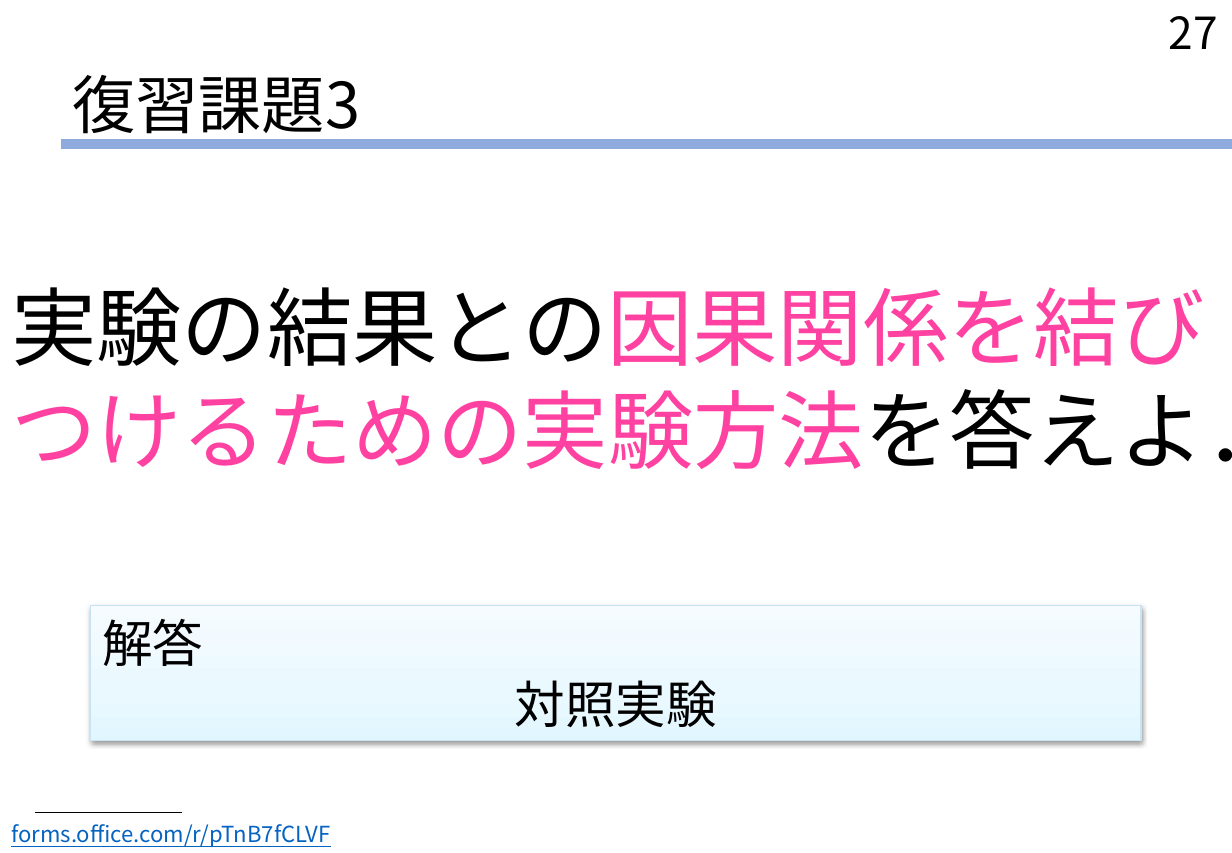
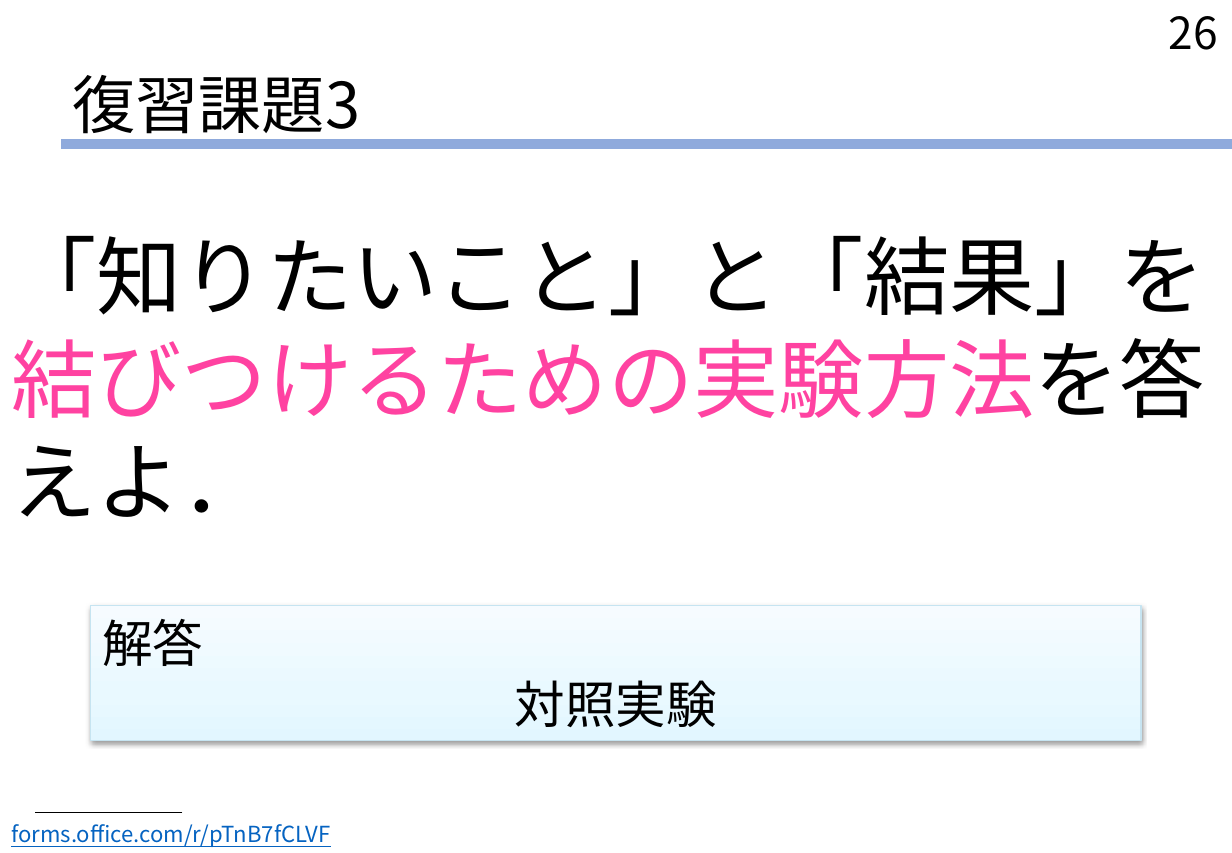
Before and after one commit to Y-teraya/Y-teraya.github.io, a slide deck: slide 26 of EM03/EM03_slide.pptx (slide 27 before the commit). Drawn at 1232x853 pixels with LibreOffice and Linux fonts; fonts in the diff are those of the drawing. Boxes give left, top, right and bottom in pixels: in the first picture for what was removed or moved away, otherwise in the second. Text is boxed around its words. In the diff, an @@ line names an element or a change of style, - is before the commit and + after.

```diff
--- a/EM03/EM03_slide.pptx
+++ b/EM03/EM03_slide.pptx
@@ page number at (x1=1169, y1=16, x2=1218, y2=50): text changed @@
-27
+26
@@ text at (x1=11, y1=236, x2=1205, y2=517): text changed; text colour #FF42A1 to #000000 @@
-実験の結果との因果関係を結びつけるための実験方法を答えよ．
+「知りたいこと」と「結果」を結びつけるための実験方法を答えよ．
```
Also in this commit, not shown: 3 other slides changed, 1 slide added, 1 slide removed, 3 other files.
